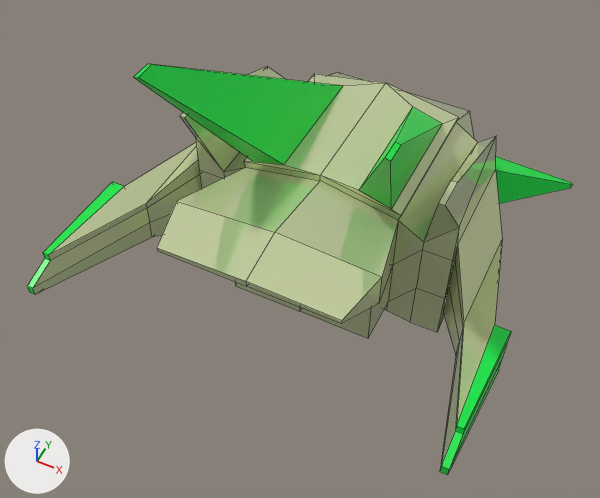
The FBX model Assets/Models/Fighter.fbx as it was, and as the next commit left it.
Before and after are seen from a 50 mm camera at (1.23, -3.34, 4.29) aimed at (-0.02, -0.85, 1.17). Every picture has the same lights, and +X, +Y and +Z are marked at lower left. Mesh edges are drawn as thin lines. Where no turn or scale is listed for an object, it has been applied to the vertices. Vertices at the same position are counted once.

Names of what the first picture shows: 'Fighter'.
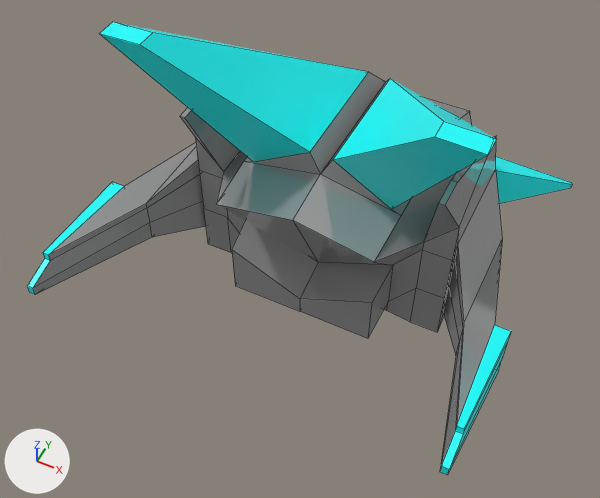
Changed parts and their boxes [x1, y1, x2, y2] in the pictures (600 x 498 px):
'Fighter', recoloured, reshaped (green to grey, 10% taller)
    before: [28, 64, 572, 475]
    after: [28, 22, 572, 475]
part 1 of me_cube_007, cut back
    before: [134, 64, 478, 324]
    after: [99, 22, 496, 265]
part 2 of me_cube_007, recoloured (green to cyan)
    both: [28, 157, 572, 475]

What changed in the scene script:
```text
Change mat_basecolor:
    mat_basecolor.base_color: (0.725, 0.809, 0.458) -> (0.444, 0.444, 0.444)  # green #dde8b4 -> grey #b2b2b2
Add mat_playercolor:
    mat_playercolor = principled_material('PlayerColor')
    mat_playercolor.base_color = (0.0, 1.0, 1.0)  # cyan #00ffff
    mat_playercolor.roughness = 0.477
Change me_cube_007:
    used by ob_fighter; location = (0.0, 0.0, 0.0)
    remove me_cube_007.from_pydata(...)  # 196 vertices, 190 faces; spans x -1.08..1.08, y -1.67..0.67, z 0.57..2.32
    add me_cube_007.from_pydata(...)  # 184 vertices, 178 faces; spans x -1.08..1.08, y -1.67..0.67, z 0.57..2.32
    me_cube_007 part 1
    14 vertices are removed from x -0.52..0.52, y -1.4..-0.66, z 1.36..1.58
    22 faces are deleted
    15 vertices move from x -0.54..0.54, y -1.25..0.15, z 1.36..2.32 to x -0.83..0.83, y -1.06..0.15, z 1.49..2.32
    2 vertices are added at (-0.42, -0.96, 1.41), (0.42, -0.96, 1.41)
    10 new faces join them, mat_basecolor (grey #b2b2b2)
    me_cube_007 part 2: 50 faces spanning x -1.08..1.08, y -1.67..0.67, z 0.57..2.32 switch from mat_material_001 (green #00e747) to mat_playercolor (cyan #00ffff)
```
